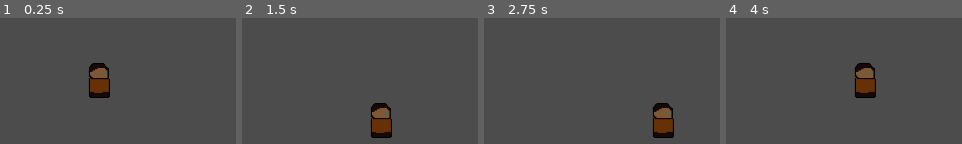
Above: before the commit, frames 1-4 (left to right).
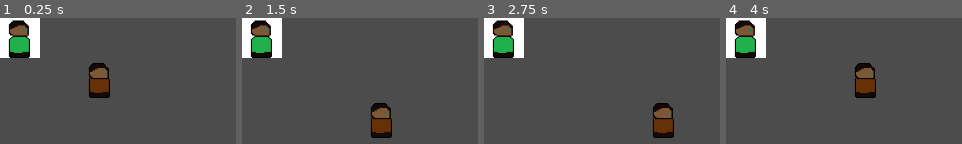
Above: after the commit, the same moments.

Repository: Ruxaroh/LycanNope-MarkBrown-2020-Gamejam-submission-
Game: Godot game, scene res://app/gameScenes/mainScene.tscn
Same seed, same stepped clock (60 frames per second), same inputs: the game is played once before the commit and once after it.
Inputs:
- Up to frame 1 (0.25 s): no input
- Up to frame 2 (1.5 s): hold Right (ui_right) 0.53-1.28 s; tap Enter at 1.25 s; hold Down (ui_down) from 1.28 s (still down)
- Up to frame 3 (2.75 s): tap Space at 2 s; release Down (ui_down) at 2.03 s; hold Right (ui_right) from 2.03 s (still down)
- Up to frame 4 (4 s): release Right (ui_right) at 2.78 s; hold Up (ui_up) 2.78-3.53 s; hold Left (ui_left) from 3.53 s (still down)

The runs differ from the first frame. In frame 1, 5.4% of the frame differs, in the area x 0-17%, y 0-32%; in frame 2, 5.4%; in frame 3, 5.4%; in frame 4, 5.4%.

Commit message:
Basic npc object
Added basic npc object

Diff:
--- /dev/null
+++ b/app/objects/entities/npcs/npc.tscn
@@ -0,0 +1,11 @@
+[gd_scene load_steps=3 format=2]
+
+[ext_resource path="res://app/objects/entities/npcs/scripts/npc.gd" type="Script" id=1]
+[ext_resource path="res://app/assets/sprites/npcs/npcGreen/npcGreen0.png" type="Texture" id=2]
+
+[node name="npc" type="KinematicBody2D"]
+script = ExtResource( 1 )
+
+[node name="npcSprite" type="Sprite" parent="."]
+texture = ExtResource( 2 )
+centered = false
--- /dev/null
+++ b/app/objects/entities/npcs/scripts/npc.gd
@@ -0,0 +1,40 @@
+extends KinematicBody2D
+
+# Base Info
+var grid
+var type
+var moveDir = Vector2(0, 0)
+export var enemy : bool = false
+
+func _ready():
+	type = 4 # type 4 = npc
+	grid = get_parent()
+	# set_physics_process(true)
+	setShirtColour()
+
+# Move in current direction, if blocked, change direction
+func move():
+	if moveDir != Vector2.ZERO:
+		if grid.isCellVacent(position, moveDir):
+			position = grid.updateChildPos(self)
+		else:
+			# npc turns to try and go the other way
+			moveDir = -moveDir
+			if grid.isCellVacent(position, moveDir):
+				position = grid.updateChildPos(self)
+			else:
+				# If here npc is blocked both sides
+				pass
+
+# Will be used to assign npc sprite
+func setShirtColour():
+	pass
+
+
+func die():
+	if enemy:
+		# Open exit? Give character key?
+		pass
+	else:
+		pass
+		# Game Over
--- a/app/objects/gameHandler/grid.tscn
+++ b/app/objects/gameHandler/grid.tscn
@@ -1,7 +1,8 @@
-[gd_scene load_steps=4 format=2]
+[gd_scene load_steps=5 format=2]
 
 [ext_resource path="res://app/objects/gameHandler/grid.gd" type="Script" id=1]
 [ext_resource path="res://app/objects/entities/player.tscn" type="PackedScene" id=2]
+[ext_resource path="res://app/objects/entities/npcs/npc.tscn" type="PackedScene" id=3]
 
 [sub_resource type="TileSet" id=1]
 
@@ -10,5 +11,8 @@
 format = 1
 script = ExtResource( 1 )
 
+[node name="npc" parent="." instance=ExtResource( 3 )]
+scale = Vector2( 2, 2 )
+
 [node name="playerSprite" parent="." instance=ExtResource( 2 )]
 position = Vector2( 128, 64 )
Binary file added: app/assets/sprites/npcs/npcGreen/npcGreen0.png
Not shown, added: app/assets/sprites/npcs/npcGreen/npcGreen0.png.import
Binary file added: app/assets/sprites/npcs/npcGreen/npcGreen1.png
Not shown, added: app/assets/sprites/npcs/npcGreen/npcGreen1.png.import
